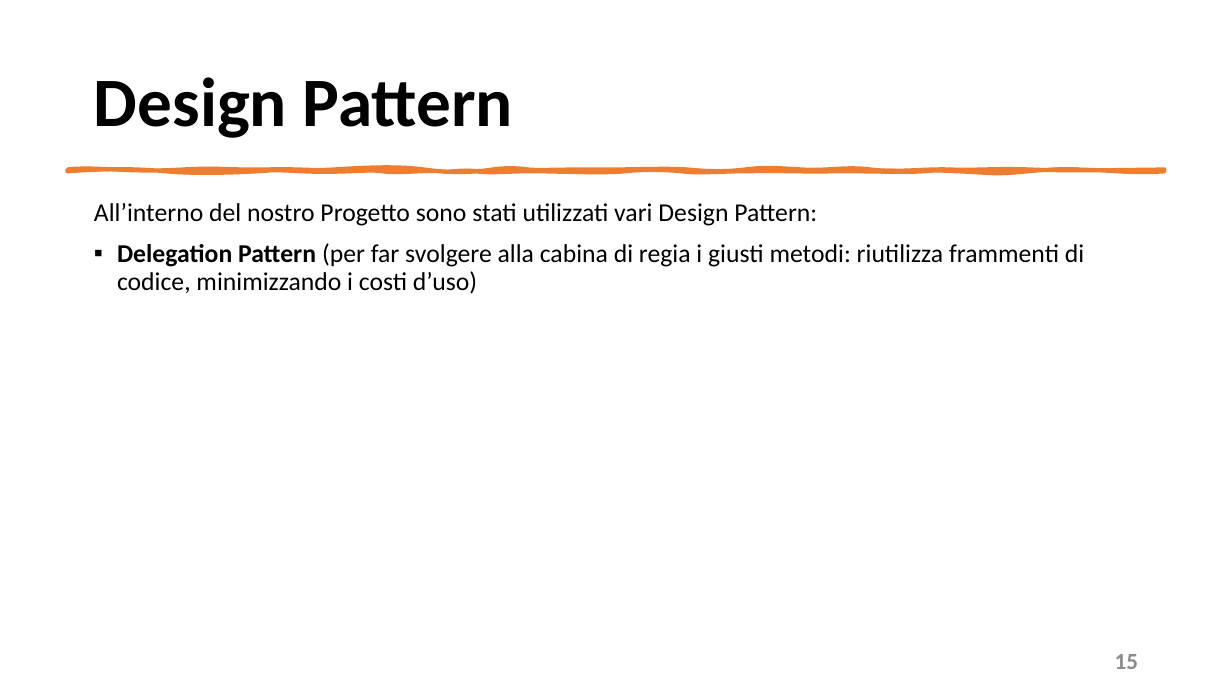
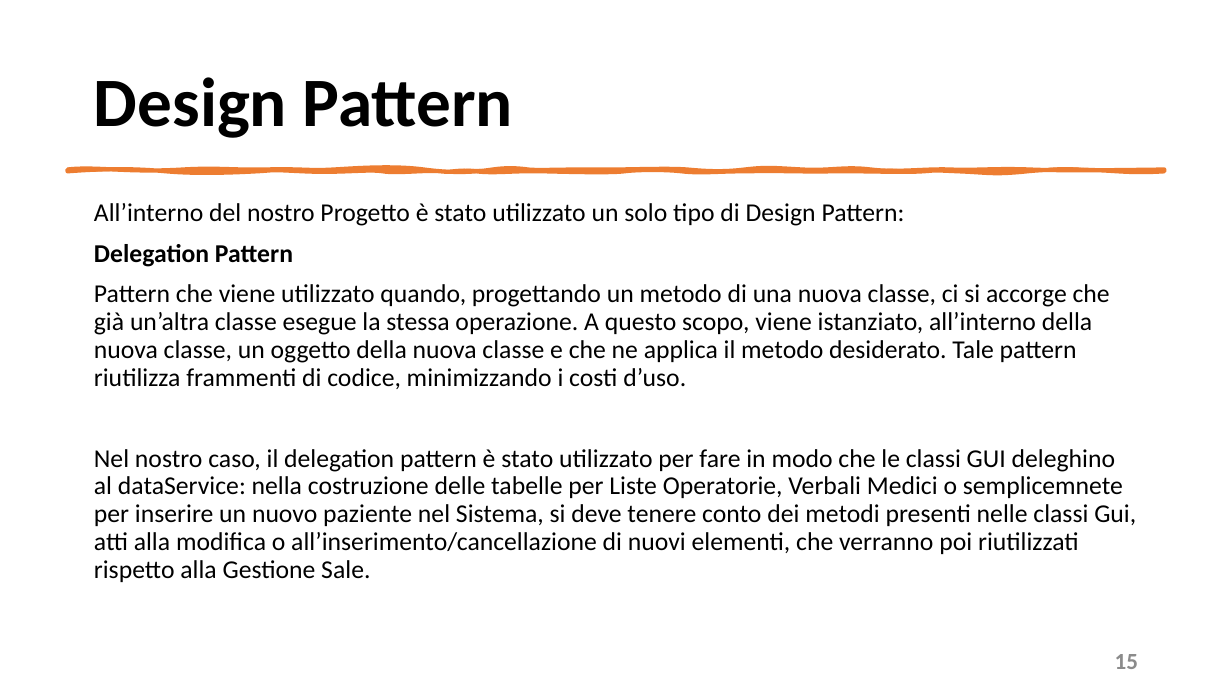
Before and after one commit to mangilimatteo/Progetto_Ingegneria_Software_Cattaneo_Mangili_Saini, a slide deck: slide 15 of Presentazione/Presentazione_Progetto.pptx. Drawn at 1232x693 pixels with LibreOffice and Linux fonts; fonts in the diff are those of the drawing. Boxes give left, top, right and bottom in pixels: in the first picture for what was removed or moved away, otherwise in the second. Text is boxed around its words. In the diff, an @@ line names an element or a change of style, - is before the commit and + after.

Commit message:
Update Presentazione Progetto
Pattern

```diff
--- a/Presentazione/Presentazione_Progetto.pptx
+++ b/Presentazione/Presentazione_Progetto.pptx
@@ text at (x1=94, y1=203, x2=1136, y2=582): text changed @@
-All’interno del nostro Progetto sono stati utilizzati vari Design Pattern:
-▪ Delegation Pattern (per far svolgere alla cabina di regia i giusti metodi: riutilizza frammenti di codice, minimizzando i costi d’uso)
+All’interno del nostro Progetto è stato utilizzato un solo tipo di Design Pattern:
+Delegation Pattern
+Pattern che viene utilizzato quando, progettando un metodo di una nuova classe, ci si accorge che già un’altra classe esegue la stessa operazione. A questo scopo, viene istanziato, all’interno della nuova classe, un oggetto della nuova classe e che ne applica il metodo desiderato. Tale pattern riutilizza frammenti di codice, minimizzando i costi d’uso.
+Nel nostro caso, il delegation pattern è stato utilizzato per fare in modo che le classi GUI deleghino al dataService: nella costruzione delle tabelle per Liste Operatorie, Verbali Medici o semplicemnete per inserire un nuovo paziente nel Sistema, si deve tenere conto dei metodi presenti nelle classi Gui, atti alla modifica o all’inserimento/cancellazione di nuovi elementi, che verranno poi riutilizzati rispetto alla Gestione Sale.
```
Also in this commit, not shown: 5 other slides changed.
